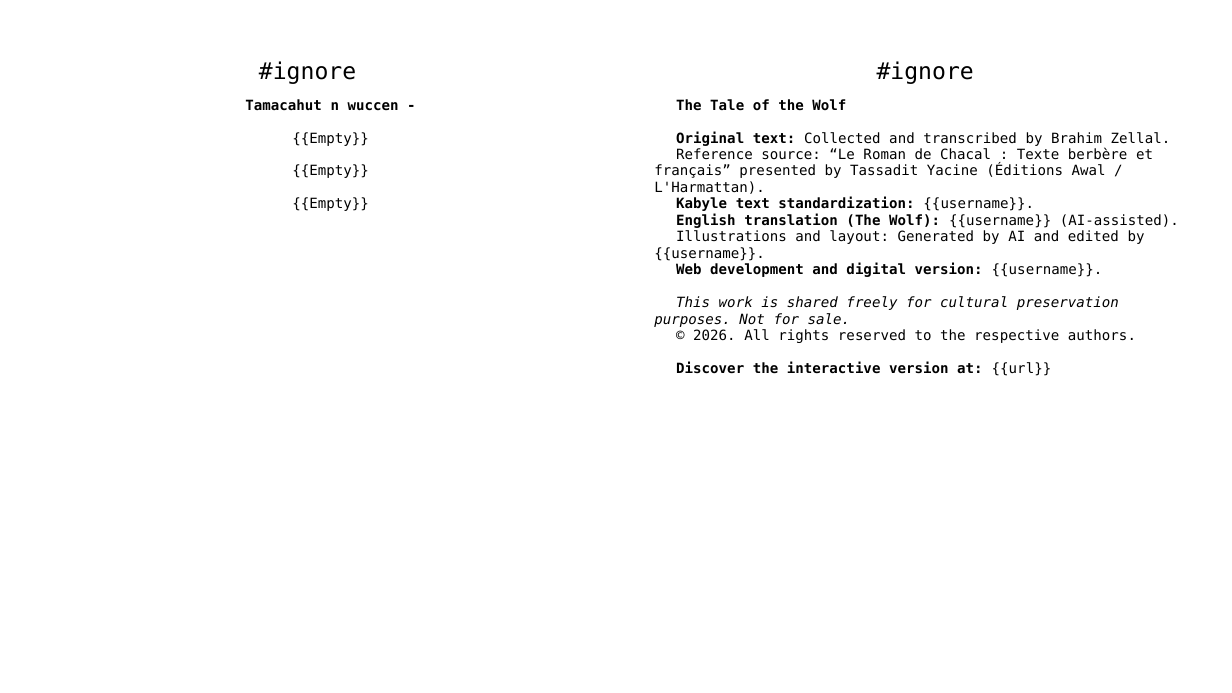
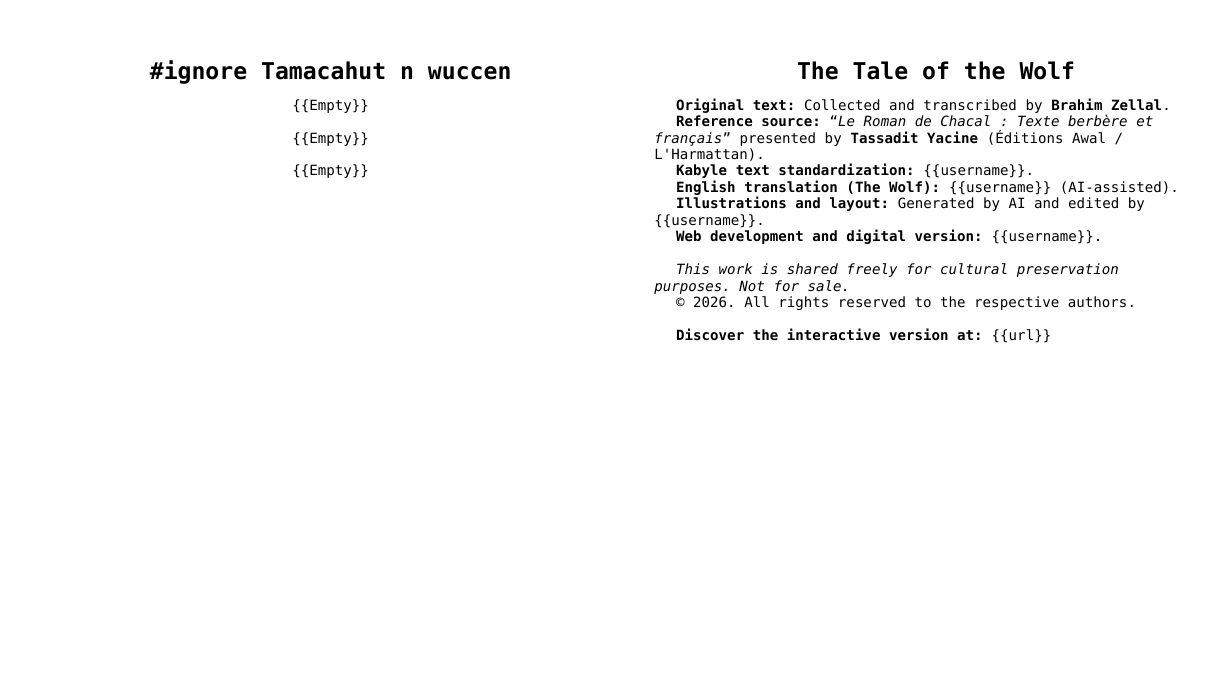
Before and after one commit to sferhah/tamacahut_n_wuccen, a slide deck: slide 2 of Uccen.ConsoleApp/Resources/pptx/uccen.eng.pptx. Drawn at 1232x693 pixels with LibreOffice and Linux fonts; fonts in the diff are those of the drawing. Boxes give left, top, right and bottom in pixels: in the first picture for what was removed or moved away, otherwise in the second. Text is boxed around its words. In the diff, an @@ line names an element or a change of style, - is before the commit and + after.

```diff
--- a/Uccen.ConsoleApp/Resources/pptx/uccen.eng.pptx
+++ b/Uccen.ConsoleApp/Resources/pptx/uccen.eng.pptx
@@ table at (x1=30, y1=15, x2=1205, y2=668) @@
-row 2, column 1: #ignore
+row 2, column 1: #ignore Tamacahut n wuccen
-row 2, column 3: #ignore
+row 2, column 3: The Tale of the Wolf
-row 3, column 1: Tamacahut n wuccen - / {{Empty}} / {{Empty}} / {{Empty}}
+row 3, column 1: {{Empty}} / {{Empty}} / {{Empty}}
-row 3, column 3: The Tale of the Wolf / Original text: Collected and transcribed by Brahim Zellal. / Reference source: “Le Roman de Chacal : Texte berbère et français” presented by Tassadit Yacine (Éditions Awal / L'Harmattan). / Kabyle text standardization: {{username}}. / English translation (The Wolf): {{username}} (AI-assisted). / Illustrations and layout: Generated by AI and edited by {{username}}. / Web development and digital version: {{username}}. / This work is shared freely for cultural preservation purposes. Not for sale. / © 2026. All rights reserved to the respective authors. / Discover the interactive version at: {{url}}
+row 3, column 3: Original text: Collected and transcribed by Brahim Zellal. / Reference source: “Le Roman de Chacal : Texte berbère et français” presented by Tassadit Yacine (Éditions Awal / L'Harmattan). / Kabyle text standardization: {{username}}. / English translation (The Wolf): {{username}} (AI-assisted). / Illustrations and layout: Generated by AI and edited by {{username}}. / Web development and digital version: {{username}}. / This work is shared freely for cultural preservation purposes. Not for sale. / © 2026. All rights reserved to the respective authors. / Discover the interactive version at: {{url}}
```
Also in this commit, not shown: 7 other slides changed, 10 other files.
